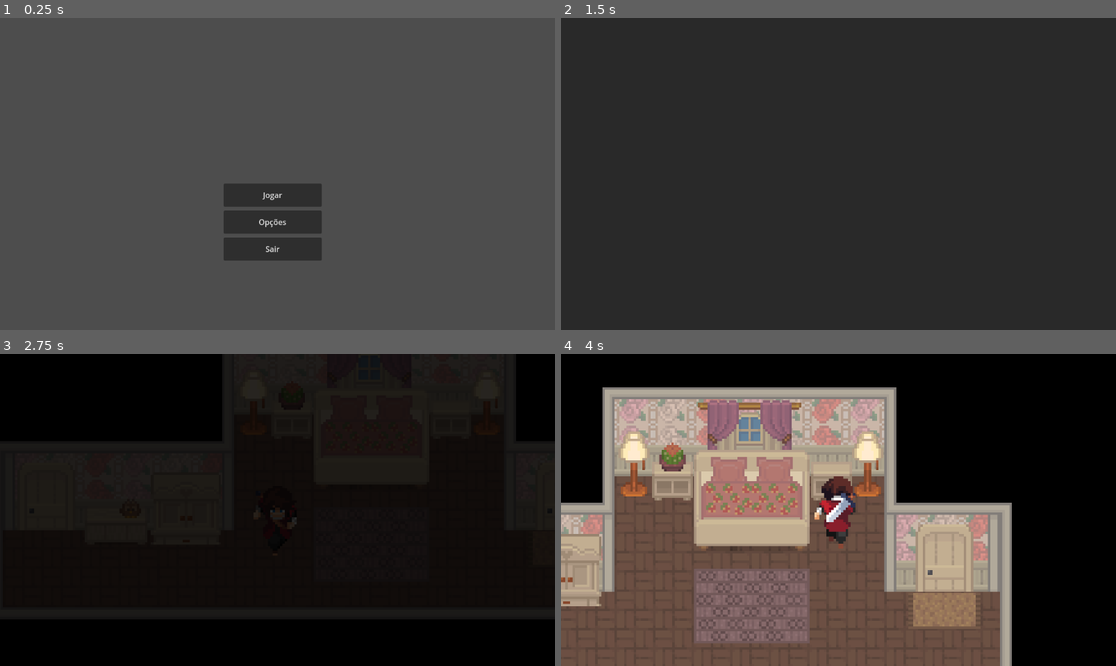
Above: before the commit, frames 1-4 (two rows, left to right).
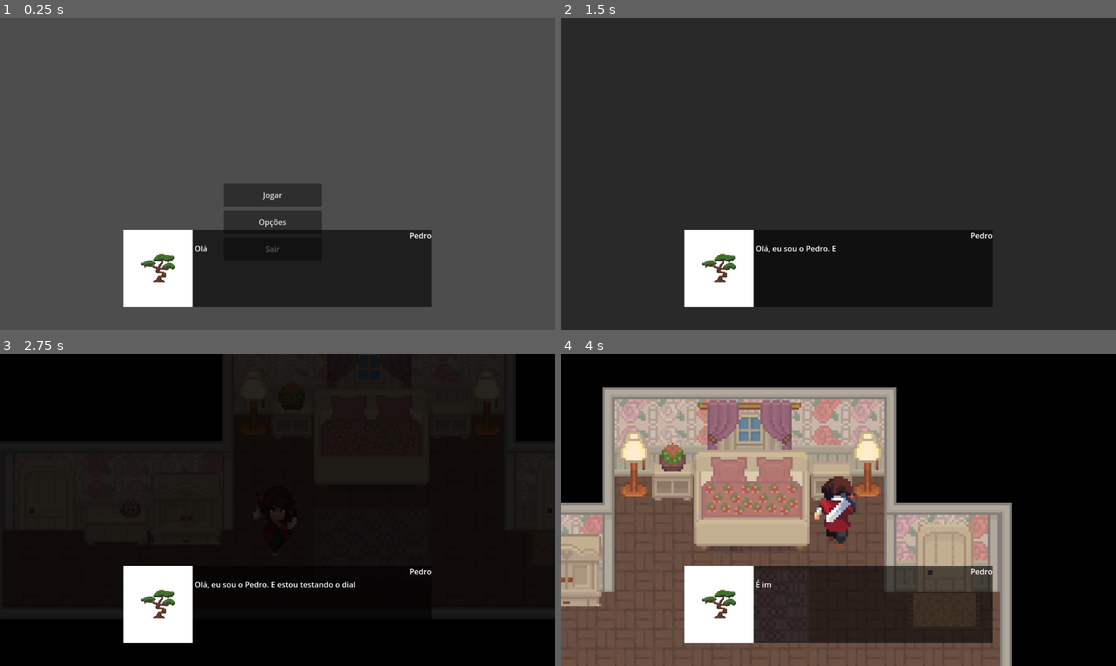
Above: after the commit, the same moments.

Repository: juacunha/rosa-e-margarida
Game: Godot game, scene res://Scenes/main.tscn
Two runs of this game, one before a commit and one after it. Both use one fixed random seed, a clock stepped at 60 frames per second and the inputs below. This scene is started directly instead of the project's main scene.
Inputs:
- Up to frame 1 (0.25 s): no input
- Up to frame 2 (1.5 s): click "Jogar" at 0.5 s; tap Enter (ui_accept) at 1.25 s; hold D (right) from 1.28 s (still down); hold Enter (ui_accept) from 1.28 s (still down)
- Up to frame 3 (2.75 s): release D (right) at 2.03 s; release Enter (ui_accept) at 2.03 s; hold S (down) from 2.03 s (still down); tap E (interact) at 2.1 s; tap Enter (ui_accept) at 2.27, 2.3, 2.57 s
- Up to frame 4 (4 s): release S (down) at 2.78 s; hold D (right) 2.78-3.53 s; hold Enter (ui_accept) 2.78-3.53 s; hold W (up) from 3.53 s (still down); tap E (interact) at 3.6 s; tap Enter (ui_accept) at 3.77, 3.8 s

The runs differ from the first frame. In frame 1, 14% of the frame differs, in the area x 22-78%, y 67-93%; in frame 2, 14%; in frame 3, 3.4%; in frame 4, 14%.

Commit message:
Exemplo de dialogo na cena HUD

Diff:
--- /dev/null
+++ b/Resources/complete_dialog_data.gd
@@ -0,0 +1,4 @@
+extends Resource
+class_name CompleteDialogData
+
+@export var complete_dialog: Array[DialogData]
--- /dev/null
+++ b/Resources/dialog_data.gd
@@ -0,0 +1,6 @@
+extends Resource
+class_name DialogData
+
+@export var locutor: String # Quem está falando
+@export_file(".png", ".jpg") var faceset_path: String
+@export_multiline var dialog: String
--- /dev/null
+++ b/Resources/exemplo.tres
@@ -0,0 +1,38 @@
+[gd_resource type="Resource" script_class="CompleteDialogData" load_steps=7 format=3 uid="uid://cfatb2xmb1b5f"]
+
+[ext_resource type="Script" uid="uid://cjhgwdoi35xan" path="res://Resources/dialog_data.gd" id="1_pug51"]
+[ext_resource type="Script" uid="uid://dc02xex6t5xfx" path="res://Resources/complete_dialog_data.gd" id="2_88l7f"]
+
+[sub_resource type="Resource" id="Resource_pug51"]
+script = ExtResource("1_pug51")
+locutor = "Pedro"
+faceset_path = "uid://dhcikbte07ref"
+dialog = "Olá, eu sou o Pedro. E estou testando o dialogo!"
+metadata/_custom_type_script = "uid://cjhgwdoi35xan"
+
+[sub_resource type="Resource" id="Resource_88l7f"]
+script = ExtResource("1_pug51")
+locutor = "Pedro"
+faceset_path = "uid://dhcikbte07ref"
+dialog = "É importante colocar todo o diálogo dentro do 'Complete Dialog'"
+metadata/_custom_type_script = "uid://cjhgwdoi35xan"
+
+[sub_resource type="Resource" id="Resource_4nif3"]
+script = ExtResource("1_pug51")
+locutor = "Misty"
+faceset_path = "uid://dhnhojnnoef0f"
+dialog = "Mesmo que mude o locutor deve manter todos aqui"
+metadata/_custom_type_script = "uid://cjhgwdoi35xan"
+
+[sub_resource type="Resource" id="Resource_ivx4d"]
+script = ExtResource("1_pug51")
+locutor = "Pedro"
+faceset_path = "uid://dhcikbte07ref"
+dialog = "Com isso, após o fim do dialogo completo. A cena Dialog Screen será deletada.
+Adeus!"
+metadata/_custom_type_script = "uid://cjhgwdoi35xan"
+
+[resource]
+script = ExtResource("2_88l7f")
+complete_dialog = Array[ExtResource("1_pug51")]([SubResource("Resource_pug51"), SubResource("Resource_88l7f"), SubResource("Resource_4nif3"), SubResource("Resource_ivx4d")])
+metadata/_custom_type_script = "uid://dc02xex6t5xfx"
--- a/Scenes/main.tscn
+++ b/Scenes/main.tscn
@@ -1,8 +1,11 @@
-[gd_scene load_steps=2 format=3 uid="uid://ce1nq0gus6wjl"]
+[gd_scene load_steps=3 format=3 uid="uid://ce1nq0gus6wjl"]
 
 [ext_resource type="Script" uid="uid://duh1l1c5y64m3" path="res://Scripts/main.gd" id="1_jjgbg"]
+[ext_resource type="PackedScene" uid="uid://chdil7atp58aw" path="res://Screens/hud.tscn" id="2_bo1nx"]
 
 [node name="Main" type="Node2D"]
 script = ExtResource("1_jjgbg")
 
 [node name="Cenas" type="Node2D" parent="."]
+
+[node name="Hud" parent="." instance=ExtResource("2_bo1nx")]
--- a/Screens/hud.tscn
+++ b/Screens/hud.tscn
@@ -1,9 +1,8 @@
-[gd_scene format=3 uid="uid://chdil7atp58aw"]
+[gd_scene load_steps=3 format=3 uid="uid://chdil7atp58aw"]
 
-[node name="Hud" type="Control"]
-layout_mode = 3
-anchors_preset = 15
-anchor_right = 1.0
-anchor_bottom = 1.0
-grow_horizontal = 2
-grow_vertical = 2
+[ext_resource type="Script" uid="uid://ckn3esehr4x81" path="res://Scripts/hud.gd" id="1_4w7y3"]
+[ext_resource type="Resource" uid="uid://cfatb2xmb1b5f" path="res://Resources/exemplo.tres" id="2_spknh"]
+
+[node name="Hud" type="CanvasLayer"]
+script = ExtResource("1_4w7y3")
+data = ExtResource("2_spknh")
--- a/Scripts/dialog_screen.gd
+++ b/Scripts/dialog_screen.gd
@@ -3,7 +3,9 @@
 
 var _step: float = 0.05
 var _id: int = 0
-var data: Dictionary = {}
+var data: CompleteDialogData
+
+signal dialog_finished()
 
 @onready var _faceset: TextureRect = $Background/HContainer/Border/Faceset
 @onready var _name: Label = $Background/HContainer/VContainer/Name
@@ -14,22 +16,23 @@
 
 func _process(_delta: float) -> void:
 	if Input.is_action_pressed("ui_accept") and _dialog.visible_ratio < 1:
-		_step = 0.01
+		_step = 0.005
 		return
 	_step = 0.05
 	if Input.is_action_just_pressed("ui_accept"):
 		_id += 1
-		if _id == data.size():
+		if _id == data.complete_dialog.size():
 			queue_free()
+			dialog_finished.emit()
 			return
 		_initialize_dialog()
 
 
 
 func _initialize_dialog() -> void:
-	_name.text = data[_id]["title"] # Nome do npc
-	_dialog.text = data[_id]["dialog"]
-	_faceset.texture = load(data[_id]["faceset"])
+	_name.text = data.complete_dialog[_id].locutor # Nome do npc
+	_dialog.text = data.complete_dialog[_id].dialog
+	_faceset.texture = load(data.complete_dialog[_id].faceset_path)
 
 	_dialog.visible_characters = 0
 	while _dialog.visible_ratio < 1:
--- /dev/null
+++ b/Scripts/hud.gd
@@ -0,0 +1,10 @@
+extends CanvasLayer
+class_name Hud
+
+const DIALOG_SCREEN = preload("res://Screens/dialog_screen.tscn")
+@export var data: CompleteDialogData
+
+func _ready() -> void:
+	var ds = DIALOG_SCREEN.instantiate()
+	ds.data = data
+	add_child(ds)
--- a/Scripts/jardim.gd
+++ b/Scripts/jardim.gd
@@ -3,8 +3,6 @@
 # Referência aos Nós filhos
 @onready var porta_sala: Door = $Portas/PortaSala
 @onready var sala: Marker2D = $Surgimentos/Sala
-
-
 
 
 signal change_scene(scene: String)
Not shown, added: Resources/complete_dialog_data.gd.uid
Not shown, added: Resources/dialog_data.gd.uid
Not shown, added: Scripts/hud.gd.uid
